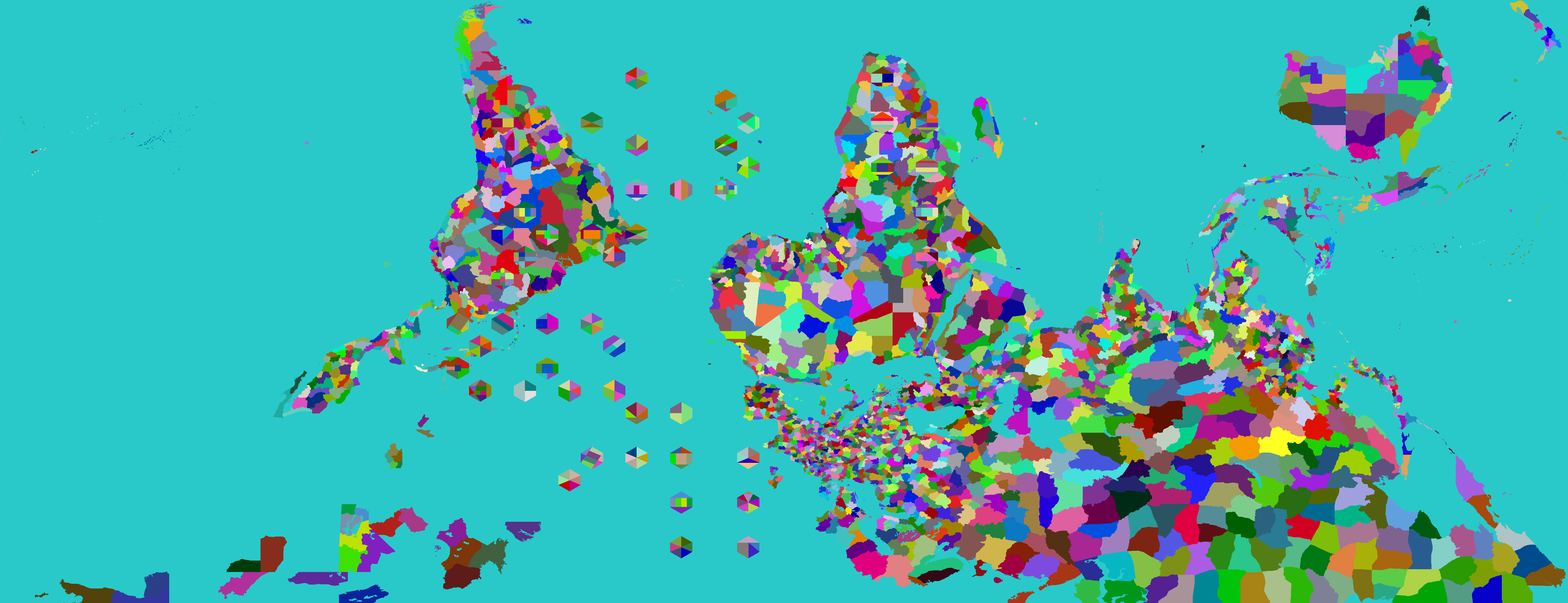
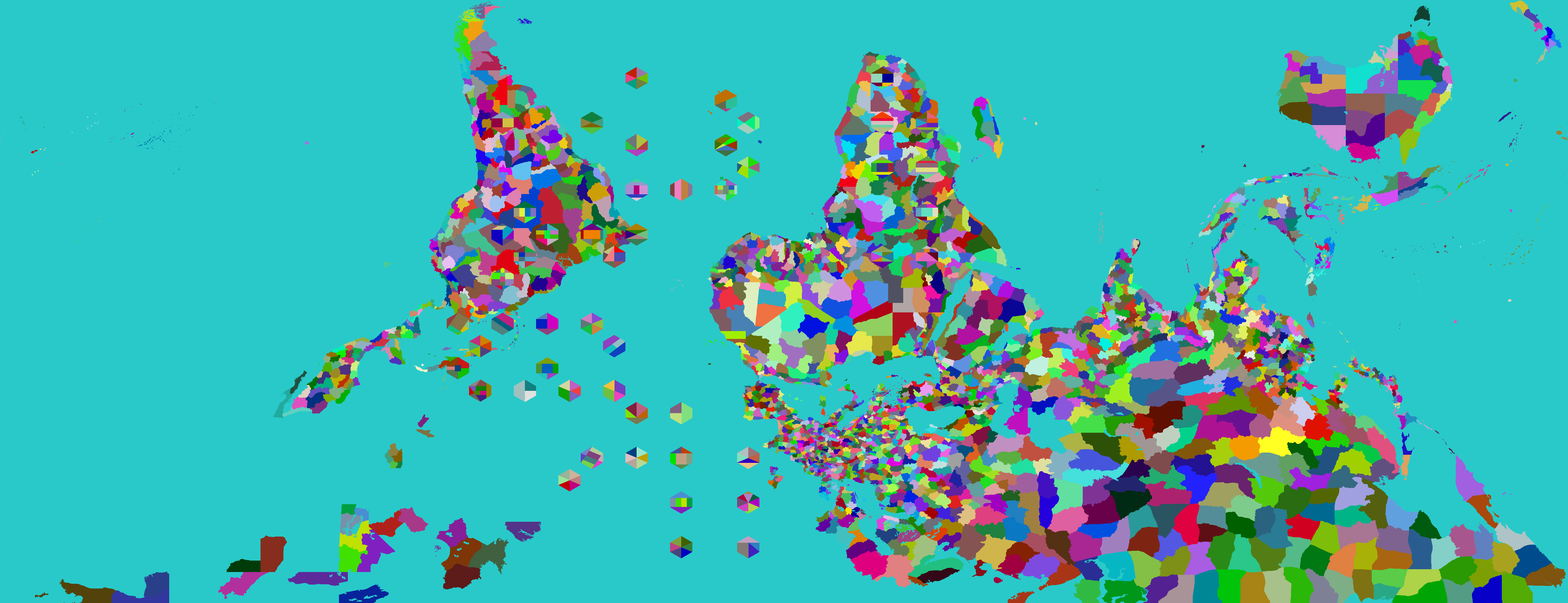
Two versions of the same layered image (1568 × 603). Layer-by-layer changes:
painted on "Provinces" over [871, 245, 894, 269]
